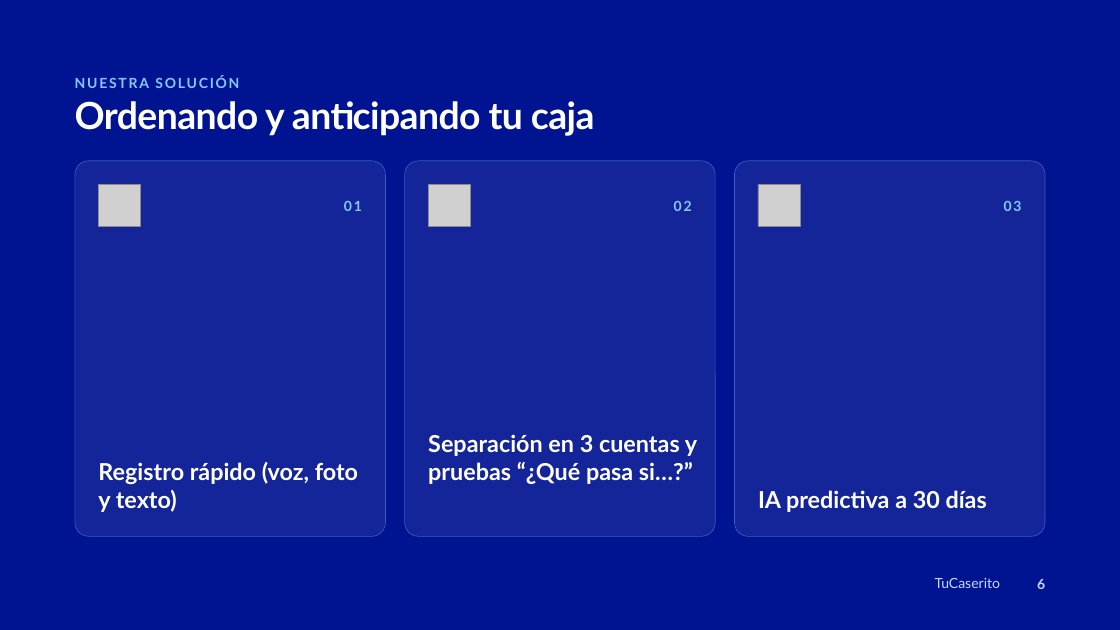
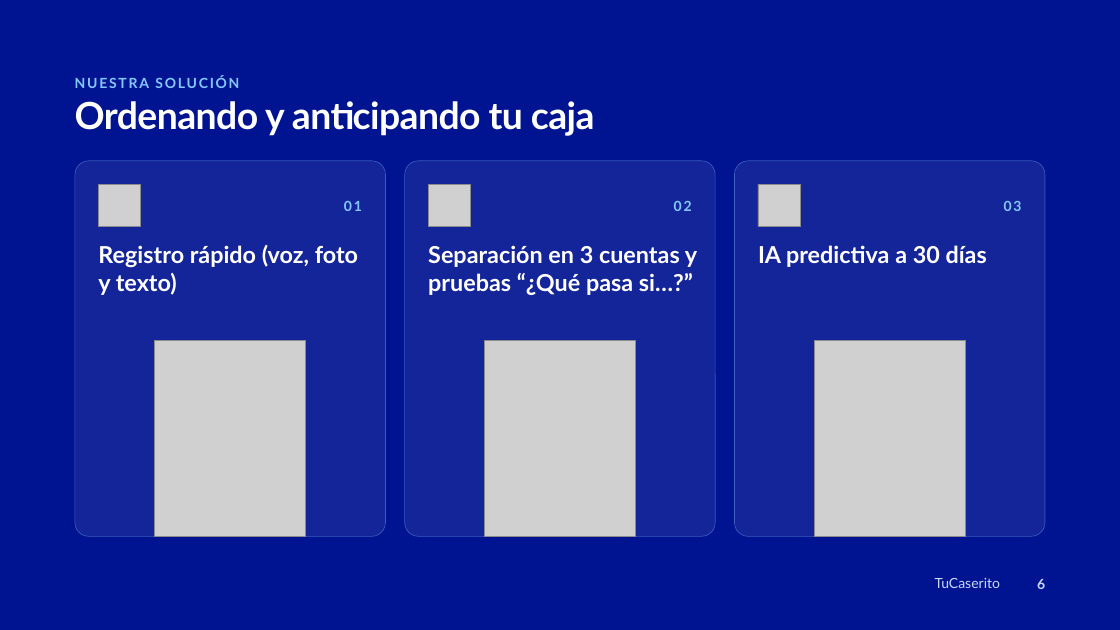
Before and after one commit to 24pedro24daniel-prog/Hackathon_BBVA_Equipo_7, a slide deck: slide 6 of media/ppt/TuCaserito Pitch BBVA.pptx. Drawn at 1120x630 pixels with LibreOffice and Linux fonts; fonts in the diff are those of the drawing; grey boxes stand for pictures. Boxes give left, top, right and bottom in pixels: in the first picture for what was removed or moved away, otherwise in the second. Text is boxed around its words. In the diff, an @@ line names an element or a change of style, - is before the commit and + after.

```diff
--- a/media/ppt/TuCaserito Pitch BBVA.pptx
+++ b/media/ppt/TuCaserito Pitch BBVA.pptx
@@ text "Registro rápido (voz, foto y ...": place and size @@
-text "Registro rápido (voz, foto y ..." at [98,462,358,512]
+text "Registro rápido (voz, foto y ..." at [98,245,358,295]
@@ text "Separación en 3 cuentas y ...": place and size @@
-text "Separación en 3 cuentas y ..." at [428,434,697,484]
+text "Separación en 3 cuentas y ..." at [428,245,697,295]
@@ text "IA predictiva a 30 días": place and size @@
-text "IA predictiva a 30 días" at [758,490,987,512]
+text "IA predictiva a 30 días" at [758,245,987,267]
@@ picture added at [155,340,306,536] @@
@@ picture added at [485,340,636,536] @@
@@ picture added at [814,340,965,536] @@
```
Also in this commit, not shown: 4 other slides changed, 1 slide added.
